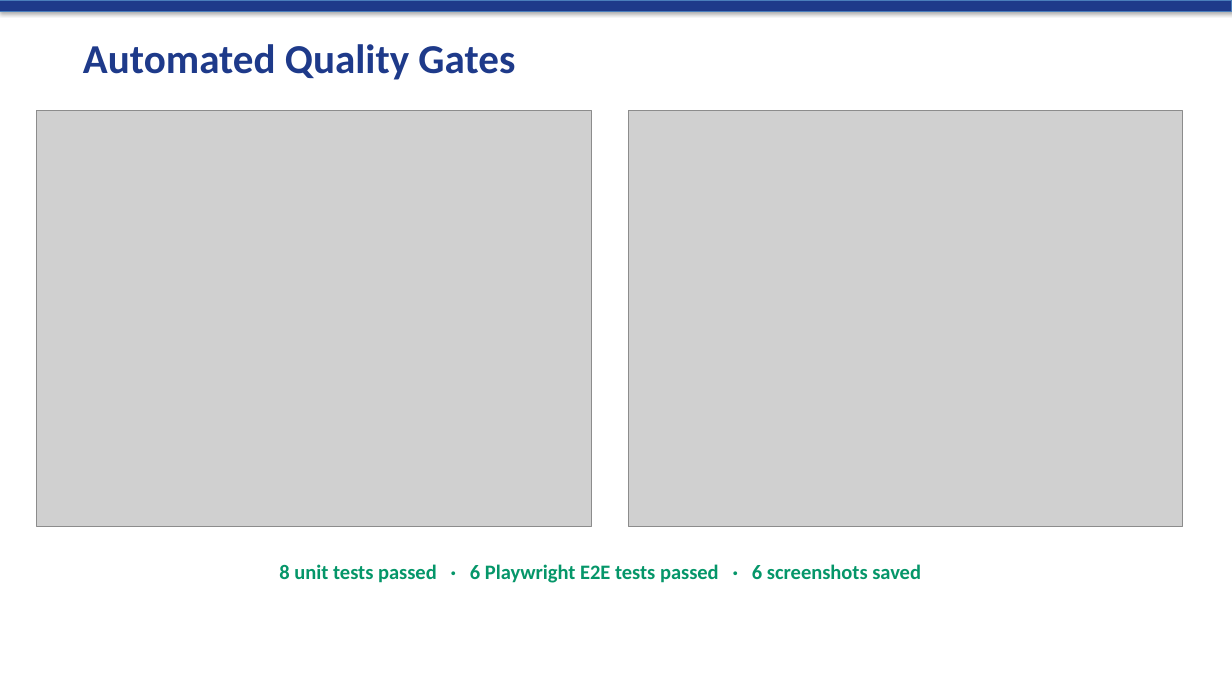
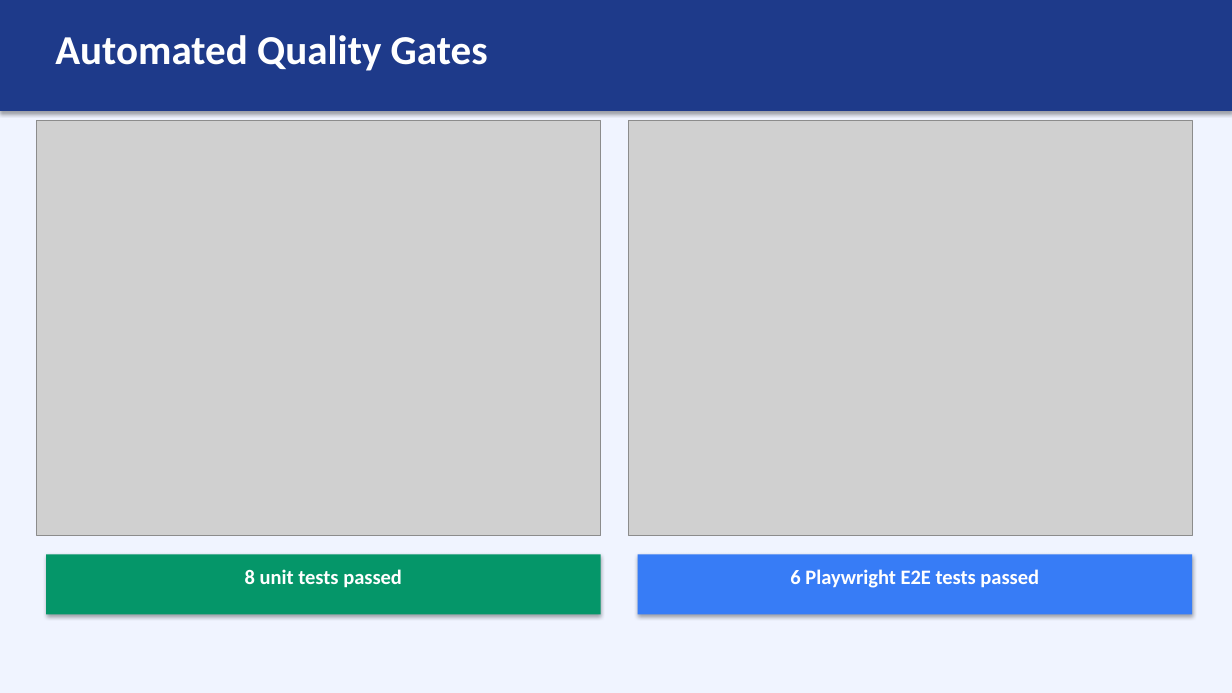
Before and after one commit to heramb-analytics/claude-code-ml-pipeline-20260415-214802, a slide deck: slide 7 of reports/pipeline_presentation.pptx. Drawn at 1232x693 pixels with LibreOffice and Linux fonts; fonts in the diff are those of the drawing; grey boxes stand for pictures. Boxes give left, top, right and bottom in pixels: in the first picture for what was removed or moved away, otherwise in the second. Text is boxed around its words. In the diff, an @@ line names an element or a change of style, - is before the commit and + after.

```diff
--- a/reports/pipeline_presentation.pptx
+++ b/reports/pipeline_presentation.pptx
@@ rectangle: place and size @@
-rectangle at <box>0,0,1232,11</box>
+rectangle at <box>0,0,1232,693</box>
@@ rectangle at <box>0,0,1232,693</box>: fill #1E3A8A to #F0F4FF; outline #4B7EBC 0.75 pt to none @@
@@ rectangle added at <box>0,0,1232,111</box>, fill #1E3A8A @@
@@ text "Automated Quality Gates": place and size @@
-text "Automated Quality Gates" at <box>83,44,515,80</box>
+text "Automated Quality Gates" at <box>55,35,488,71</box>
@@ text "Automated Quality Gates" at <box>55,35,488,71</box>: text colour #1E3A8A to #FFFFFF @@
@@ picture: place and size @@
-picture at <box>37,111,592,527</box>
+picture at <box>37,120,601,536</box>
@@ picture: place and size @@
-picture at <box>628,111,1183,527</box>
+picture at <box>628,120,1192,536</box>
@@ rectangle added at <box>46,555,601,615</box>, fill #059669 @@
@@ text added at <box>245,569,402,588</box>, 16 pt, text #FFFFFF, bold @@
+8 unit tests passed
@@ rectangle added at <box>638,555,1192,615</box>, fill #377CF6 @@
@@ text at <box>790,569,1039,588</box>: text changed; text colour #059669 to #FFFFFF @@
-8 unit tests passed · 6 Playwright E2E tests passed · 6 screenshots saved
+6 Playwright E2E tests passed
```
Also in this commit, not shown: 5 other slides changed, 2 slides added, 2 slides removed.
